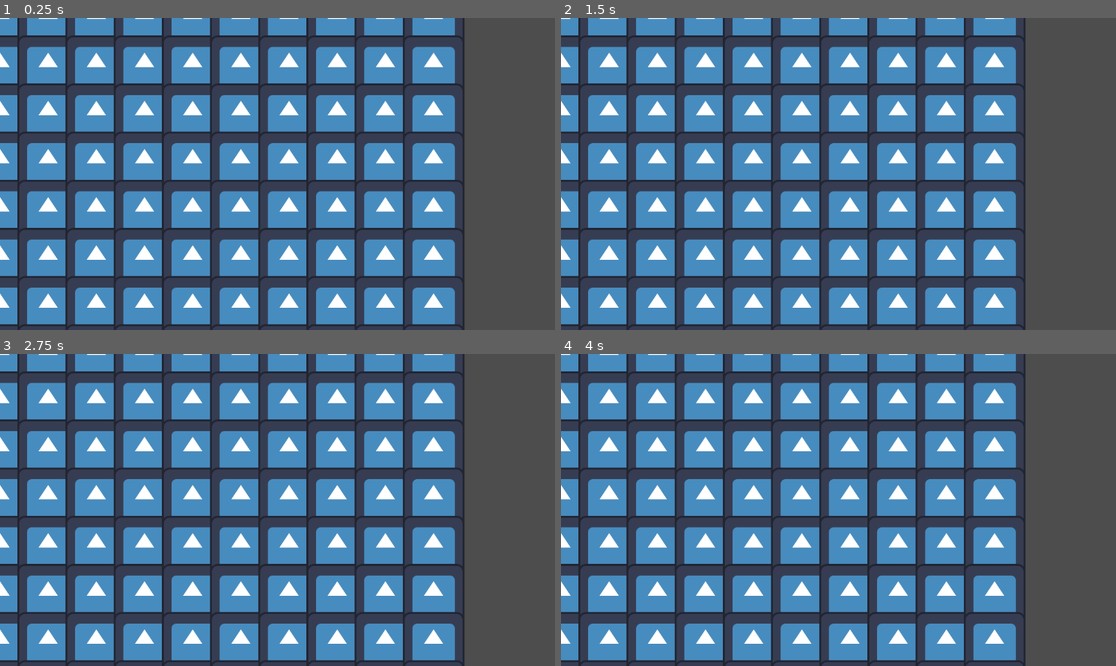
Above: before the commit, frames 1-4 (two rows, left to right).
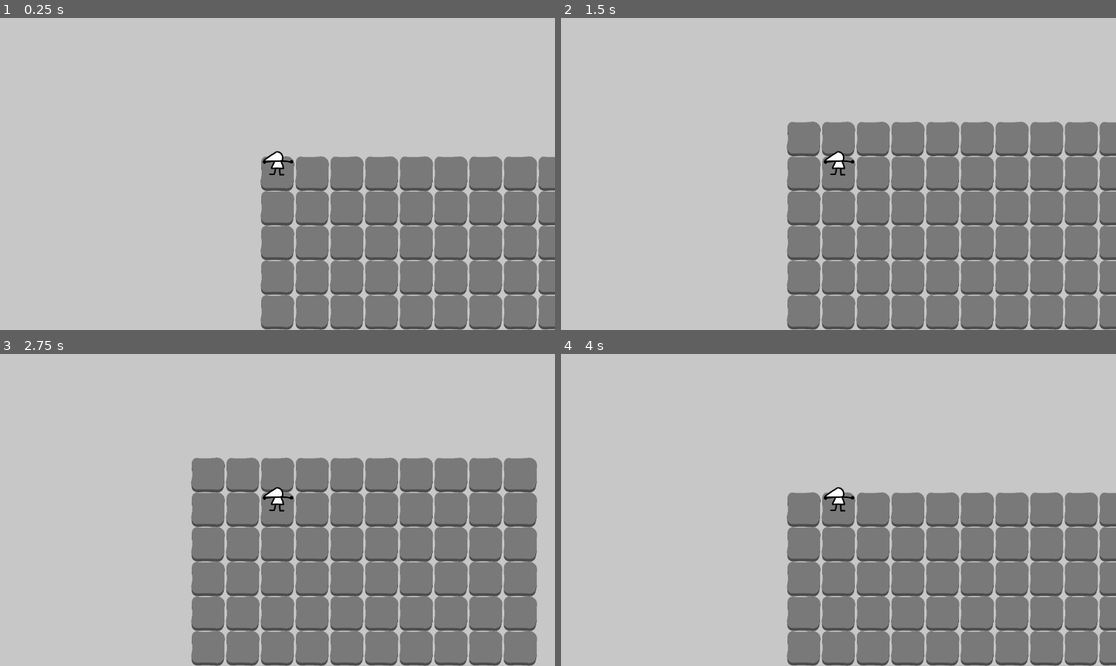
Above: after the commit, the same moments.

Repository: aznoqmous/gameoff-2024
Game: Godot game, scene res://scenes/game.tscn
Same seed, same stepped clock (60 frames per second), same inputs: the game is played once before the commit and once after it. The engine's default icon, where the game draws it, is replaced by a stand-in: a white triangle on a blue panel in a dark square.
Inputs:
- Up to frame 1 (0.25 s): no input
- Up to frame 2 (1.5 s): tap Enter at 0.5 s; hold Right (MoveRight, bound only after the commit) 0.53-1.28 s; tap Space at 1.25 s; hold Down (MoveDown, bound only after the commit) from 1.28 s (still down)
- Up to frame 3 (2.75 s): tap Enter at 2 s; release Down (MoveDown, bound only after the commit) at 2.03 s; hold Right (MoveRight, bound only after the commit) from 2.03 s (still down)
- Up to frame 4 (4 s): tap Space at 2.75 s; release Right (MoveRight, bound only after the commit) at 2.78 s; hold Up (MoveUp, bound only after the commit) 2.78-3.53 s; tap Enter at 3.5 s; hold Left (MoveLeft, bound only after the commit) from 3.53 s (still down)

The runs differ from the first frame. In frame 1, 99% of the frame differs, in the area x 0-100%, y 0-100%; in frame 2, 99%; in frame 3, 99%; in frame 4, 99%.

Commit message:
started player

Diff:
--- a/project.godot
+++ b/project.godot
@@ -14,3 +14,34 @@
 run/main_scene="res://scenes/game.tscn"
 config/features=PackedStringArray("4.3", "Forward Plus")
 config/icon="res://icon.svg"
+
+[input]
+
+MoveLeft={
+"deadzone": 0.5,
+"events": [Object(InputEventKey,"resource_local_to_scene":false,"resource_name":"","device":0,"window_id":0,"alt_pressed":false,"shift_pressed":false,"ctrl_pressed":false,"meta_pressed":false,"pressed":false,"keycode":0,"physical_keycode":4194319,"key_label":0,"unicode":0,"location":0,"echo":false,"script":null)
+, Object(InputEventKey,"resource_local_to_scene":false,"resource_name":"","device":-1,"window_id":0,"alt_pressed":false,"shift_pressed":false,"ctrl_pressed":false,"meta_pressed":false,"pressed":false,"keycode":0,"physical_keycode":65,"key_label":0,"unicode":113,"location":0,"echo":false,"script":null)
+]
+}
+MoveRight={
+"deadzone": 0.5,
+"events": [Object(InputEventKey,"resource_local_to_scene":false,"resource_name":"","device":-1,"window_id":0,"alt_pressed":false,"shift_pressed":false,"ctrl_pressed":false,"meta_pressed":false,"pressed":false,"keycode":0,"physical_keycode":4194321,"key_label":0,"unicode":0,"location":0,"echo":false,"script":null)
+, Object(InputEventKey,"resource_local_to_scene":false,"resource_name":"","device":-1,"window_id":0,"alt_pressed":false,"shift_pressed":false,"ctrl_pressed":false,"meta_pressed":false,"pressed":false,"keycode":0,"physical_keycode":68,"key_label":0,"unicode":100,"location":0,"echo":false,"script":null)
+]
+}
+MoveDown={
+"deadzone": 0.5,
+"events": [Object(InputEventKey,"resource_local_to_scene":false,"resource_name":"","device":-1,"window_id":0,"alt_pressed":false,"shift_pressed":false,"ctrl_pressed":false,"meta_pressed":false,"pressed":false,"keycode":0,"physical_keycode":4194322,"key_label":0,"unicode":0,"location":0,"echo":false,"script":null)
+, Object(InputEventKey,"resource_local_to_scene":false,"resource_name":"","device":-1,"window_id":0,"alt_pressed":false,"shift_pressed":false,"ctrl_pressed":false,"meta_pressed":false,"pressed":false,"keycode":0,"physical_keycode":83,"key_label":0,"unicode":115,"location":0,"echo":false,"script":null)
+]
+}
+MoveUp={
+"deadzone": 0.5,
+"events": [Object(InputEventKey,"resource_local_to_scene":false,"resource_name":"","device":-1,"window_id":0,"alt_pressed":false,"shift_pressed":false,"ctrl_pressed":false,"meta_pressed":false,"pressed":false,"keycode":0,"physical_keycode":4194320,"key_label":0,"unicode":0,"location":0,"echo":false,"script":null)
+, Object(InputEventKey,"resource_local_to_scene":false,"resource_name":"","device":-1,"window_id":0,"alt_pressed":false,"shift_pressed":false,"ctrl_pressed":false,"meta_pressed":false,"pressed":false,"keycode":0,"physical_keycode":87,"key_label":0,"unicode":122,"location":0,"echo":false,"script":null)
+]
+}
+
+[rendering]
+
+environment/defaults/default_clear_color=Color(0.779293, 0.779291, 0.779291, 1)
--- a/scenes/game.tscn
+++ b/scenes/game.tscn
@@ -1,9 +1,18 @@
-[gd_scene load_steps=3 format=3 uid="uid://3pte44nuj5m5"]
+[gd_scene load_steps=4 format=3 uid="uid://3pte44nuj5m5"]
 
 [ext_resource type="PackedScene" uid="uid://bdlc63ysvlljr" path="res://scenes/player.tscn" id="1_2la08"]
 [ext_resource type="Script" path="res://scripts/game.gd" id="1_8utgd"]
+[ext_resource type="PackedScene" uid="uid://cj447cxojo2t6" path="res://scenes/tile.tscn" id="2_umbpb"]
 
 [node name="Game" type="Node2D"]
 script = ExtResource("1_8utgd")
+tileSize = 240
+
+[node name="Terrain" type="Node2D" parent="."]
+
+[node name="Tile" parent="Terrain" instance=ExtResource("2_umbpb")]
 
 [node name="Player" parent="." instance=ExtResource("1_2la08")]
+
+[node name="Camera2D" type="Camera2D" parent="Player"]
+zoom = Vector2(0.3, 0.3)
--- a/scenes/player.tscn
+++ b/scenes/player.tscn
@@ -1,8 +1,41 @@
-[gd_scene load_steps=2 format=3 uid="uid://bdlc63ysvlljr"]
+[gd_scene load_steps=8 format=3 uid="uid://bdlc63ysvlljr"]
 
-[ext_resource type="Texture2D" uid="uid://cmp6cshhb00ao" path="res://icon.svg" id="1_gxp6e"]
+[ext_resource type="Texture2D" uid="uid://bvn24e5joccqc" path="res://resources/player_0001_body.png" id="1_1lid0"]
+[ext_resource type="Script" path="res://scripts/player.gd" id="1_3pkg8"]
+[ext_resource type="Texture2D" uid="uid://c7o7jac1frbgk" path="res://resources/player_0000_head.png" id="2_iadob"]
+[ext_resource type="Texture2D" uid="uid://b23417iftbhle" path="res://resources/player_0005_right-arm.png" id="3_noj1x"]
+[ext_resource type="Texture2D" uid="uid://banja4xdapgxi" path="res://resources/player_0004_left-arm.png" id="4_4xl7a"]
+[ext_resource type="Texture2D" uid="uid://cqoyo7p4kdgy" path="res://resources/player_0003_right-leg.png" id="5_0y0nh"]
+[ext_resource type="Texture2D" uid="uid://cml0m1i44kq37" path="res://resources/player_0002_left-leg.png" id="6_ls7n4"]
 
 [node name="Player" type="Node2D"]
+script = ExtResource("1_3pkg8")
+
+[node name="RightArm" type="Sprite2D" parent="."]
+position = Vector2(21, -90)
+texture = ExtResource("3_noj1x")
+offset = Vector2(42, 6)
+
+[node name="LeftArm" type="Sprite2D" parent="."]
+position = Vector2(-16, -89)
+texture = ExtResource("4_4xl7a")
+offset = Vector2(-39, 6)
+
+[node name="RightLeg" type="Sprite2D" parent="."]
+position = Vector2(12, -50)
+texture = ExtResource("5_0y0nh")
+offset = Vector2(16, 27)
+
+[node name="LeftLeg" type="Sprite2D" parent="."]
+position = Vector2(-11, -50)
+texture = ExtResource("6_ls7n4")
+offset = Vector2(-21, 25)
 
 [node name="Body" type="Sprite2D" parent="."]
-texture = ExtResource("1_gxp6e")
+position = Vector2(0, -92)
+texture = ExtResource("1_1lid0")
+
+[node name="Head" type="Sprite2D" parent="."]
+position = Vector2(2, -120)
+texture = ExtResource("2_iadob")
+offset = Vector2(-31, -1)
--- a/scenes/tile.tscn
+++ b/scenes/tile.tscn
@@ -1,10 +1,10 @@
 [gd_scene load_steps=3 format=3 uid="uid://cj447cxojo2t6"]
 
-[ext_resource type="Texture2D" uid="uid://cmp6cshhb00ao" path="res://icon.svg" id="1_ptkm8"]
+[ext_resource type="Texture2D" uid="uid://dhlnhfbg8oq7d" path="res://resources/tile.png" id="1_i4vnt"]
 [ext_resource type="Script" path="res://scripts/tile.gd" id="2_br2ux"]
 
 [node name="Tile" type="Node2D"]
 
 [node name="Sprite2D" type="Sprite2D" parent="."]
-texture = ExtResource("1_ptkm8")
+texture = ExtResource("1_i4vnt")
 script = ExtResource("2_br2ux")
--- a/scripts/game.gd
+++ b/scripts/game.gd
@@ -1,24 +1,38 @@
+class_name Game
 extends Node2D
 
-var tile = load("res://scenes/tile.tscn")
-var mapSize = Vector2(10,10)
+@onready var player: Player = $Player
+@onready var terrain: Node2D = $Terrain
+@export var mapSize = Vector2(10,10)
+@export var tileSize = 100
 var tiles = {}
 
-# Called when the node enters the scene tree for the first time.
+
+# Called when the node enters the scene tree for the first $Terraintime.
 func _ready() -> void:
 	create_map()
-	pass # Replace with function body.
-
 
 # Called every frame. 'delta' is the elapsed time since the previous frame.
 func _process(delta: float) -> void:
 	pass
 
+func _input(event):
+	if event.is_action_pressed("MoveRight"):
+		player.move(Vector2(tileSize, 0))
+	if event.is_action_pressed("MoveLeft"):
+		player.move(Vector2(-tileSize, 0))
+	if event.is_action_pressed("MoveUp"):
+		player.move(Vector2(0, -tileSize))
+	if event.is_action_pressed("MoveDown"):
+		player.move(Vector2(0, tileSize))
+
 func create_map() -> void:
+	var tile = load("res://scenes/tile.tscn")
+
 	for x in mapSize.x:
 		for y in mapSize.y:
 			print(x, " ", y)
 			var newTile = tile.instantiate()
-			newTile.position.x = x * 100
-			newTile.position.y = y * 100
-			add_child(newTile)
+			newTile.position.x = x * tileSize
+			newTile.position.y = y * tileSize
+			terrain.add_child(newTile)
--- /dev/null
+++ b/scripts/player.gd
@@ -0,0 +1,30 @@
+class_name Player
+extends Node2D
+
+
+# Called when the node enters the scene tree for the first time.
+func _ready() -> void:
+	pass # Replace with function body.
+
+
+# Called every frame. 'delta' is the elapsed time since the previous frame.
+func _process(delta: float) -> void:
+
+	if not targetPositions.is_empty():
+		var targetPosition = targetPositions[0]
+		position = lerp(position, targetPosition, delta * 20)
+		if position.distance_to(targetPosition) < 10:
+			position = targetPosition
+			currentPosition = targetPosition
+			targetPositions.pop_front()
+	pass
+
+var currentPosition = Vector2(0,0)
+var targetPositions : Array
+func move(direction: Vector2):
+	var pos = currentPosition
+	if not targetPositions.is_empty():
+		pos = targetPositions[-1]
+	targetPositions.append(pos + direction)
+
+	print(targetPositions.size())
Binary file added: resources/player_0000_head.png
Not shown, added: resources/player_0000_head.png.import
Binary file added: resources/player_0001_body.png
Not shown, added: resources/player_0001_body.png.import
Binary file added: resources/player_0002_left-leg.png
Not shown, added: resources/player_0002_left-leg.png.import
Binary file added: resources/player_0003_right-leg.png
Not shown, added: resources/player_0003_right-leg.png.import
Binary file added: resources/player_0004_left-arm.png
Not shown, added: resources/player_0004_left-arm.png.import
Binary file added: resources/player_0005_right-arm.png
Not shown, added: resources/player_0005_right-arm.png.import
(and 2 more such lines)
